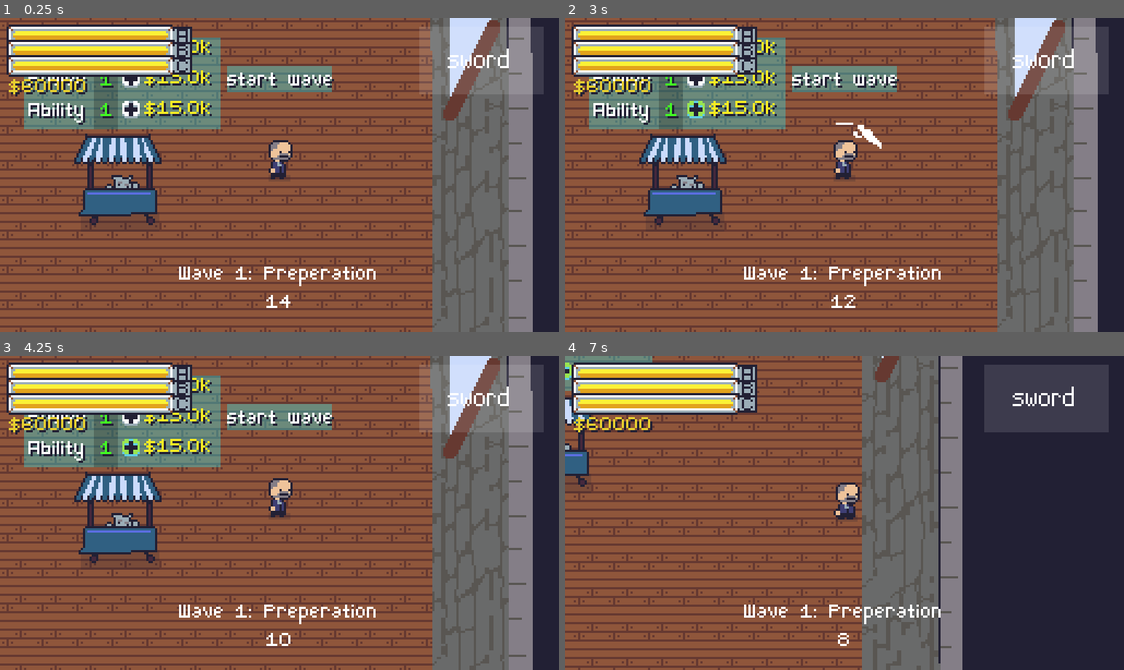
Above: before the commit, frames 1-4 (two rows, left to right).
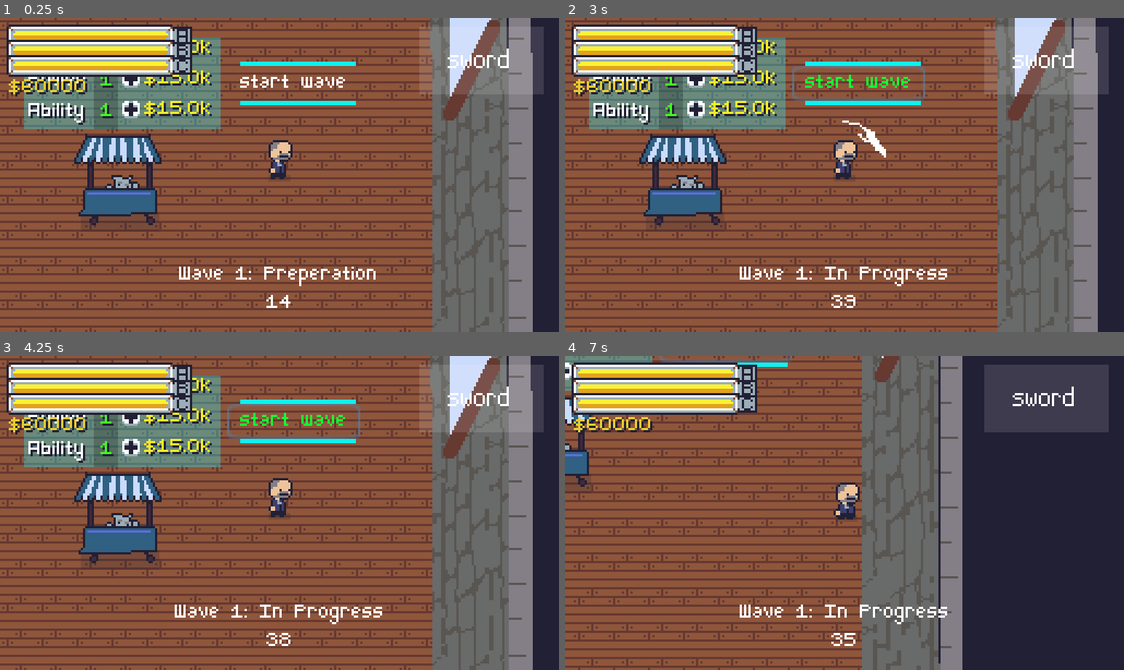
Above: after the commit, the same moments.

Repository: jiink/treasury-trouble
Game: Godot game, scene res://treasury.tscn
Two runs of this game, one before a commit and one after it. Both use one fixed random seed, a clock stepped at 60 frames per second and the inputs below.
Inputs (mouse positions are in pixels of both pictures, inside the frame that each line leads up to):
- Up to frame 1 (0.25 s): no input
- Up to frame 2 (3 s): click (693, 49) at 0.52 s; click (693, 77) at 1.27 s; click (693, 109) at 2.02 s; click "start wave" at 2.75 s
- Up to frame 3 (4.25 s): click "start wave" at 3.5 s
- Up to frame 4 (7 s): move the mouse to (967, 497) at 4.27 s; hold D (right) 4.28-5.03 s; tap Space (a) at 4.35, 5.1, 6.05, 6.6 s; move the mouse to (732, 528) at 5.02 s; hold S (down) 5.03-5.78 s; move the mouse to (900, 443) at 5.77 s; hold D (right) 5.78-6.53 s; click (900, 443) at 5.85 s; move the mouse to (816, 575) at 6.52 s; hold W (up) from 6.53 s (still down)

The runs differ from the first frame. In frame 1, 2.1% of the frame differs, in the area x 40-64%, y 13-28%; in frame 2, 3.4%, in the area x 21-69%, y 13-93%; in frame 3, 3.2%; in frame 4, 1.0%.

Commit message:
skip btuton

Diff:
--- a/room/shop/shopcart.tscn
+++ b/room/shop/shopcart.tscn
@@ -1,9 +1,10 @@
-[gd_scene load_steps=8 format=2]
+[gd_scene load_steps=9 format=2]
 
 [ext_resource path="res://room/shop/shop.png" type="Texture" id=1]
 [ext_resource path="res://fonts/little.tres" type="DynamicFont" id=2]
 [ext_resource path="res://room/shop/upgradebtn.png" type="Texture" id=3]
 [ext_resource path="res://room/shop/upgradebtnpush.png" type="Texture" id=4]
+[ext_resource path="res://room/shop/skip.gd" type="Script" id=5]
 
 [sub_resource type="Animation" id=1]
 resource_name = "roll_in"
@@ -142,7 +143,7 @@
 align = 1
 valign = 1
 
-[node name="price2" type="Label" parent="buy_menu/VBoxContainer/pow"]
+[node name="price" type="Label" parent="buy_menu/VBoxContainer/pow"]
 margin_left = 53.0
 margin_top = -1.0
 margin_right = 84.0
@@ -154,7 +155,7 @@
 align = 1
 valign = 1
 
-[node name="upgradebtn2" type="TextureButton" parent="buy_menu/VBoxContainer/pow"]
+[node name="upgradebtn" type="TextureButton" parent="buy_menu/VBoxContainer/pow"]
 margin_left = 43.0
 margin_right = 51.0
 margin_bottom = 8.0
@@ -175,7 +176,7 @@
 "_edit_lock_": true
 }
 
-[node name="num2" type="Label" parent="buy_menu/VBoxContainer/abl"]
+[node name="num" type="Label" parent="buy_menu/VBoxContainer/abl"]
 margin_left = 28.0
 margin_right = 45.0
 margin_bottom = 10.0
@@ -186,7 +187,7 @@
 align = 1
 valign = 1
 
-[node name="price3" type="Label" parent="buy_menu/VBoxContainer/abl"]
+[node name="price" type="Label" parent="buy_menu/VBoxContainer/abl"]
 margin_left = 53.0
 margin_top = -1.0
 margin_right = 84.0
@@ -198,7 +199,7 @@
 align = 1
 valign = 1
 
-[node name="upgradebtn3" type="TextureButton" parent="buy_menu/VBoxContainer/abl"]
+[node name="upgradebtn" type="TextureButton" parent="buy_menu/VBoxContainer/abl"]
 margin_left = 43.0
 margin_right = 51.0
 margin_bottom = 8.0
@@ -208,37 +209,32 @@
 texture_disabled = ExtResource( 4 )
 texture_focused = ExtResource( 4 )
 
-[node name="Button" type="Button" parent="buy_menu"]
+[node name="skip" type="Button" parent="buy_menu"]
 margin_left = 50.0
 margin_top = -67.0
-margin_right = 98.0
+margin_right = 111.0
 margin_bottom = -51.0
 custom_fonts/font = ExtResource( 2 )
 custom_colors/font_color = Color( 1, 1, 1, 1 )
 custom_colors/font_color_hover = Color( 0.0745098, 1, 0.196078, 1 )
 custom_colors/font_color_pressed = Color( 0.133333, 0.12549, 0.203922, 1 )
+text = "start wave"
 flat = true
-clip_text = true
 align = 0
-
-[node name="ColorRect" type="ColorRect" parent="buy_menu/Button"]
-margin_right = 48.0
-margin_bottom = 12.0
-color = Color( 0.172549, 0.909804, 0.929412, 0.356863 )
-__meta__ = {
-"_edit_lock_": true
-}
-
-[node name="Label" type="Label" parent="buy_menu/Button"]
-margin_right = 40.0
-margin_bottom = 14.0
-custom_fonts/font = ExtResource( 2 )
-custom_colors/font_color_shadow = Color( 0.133333, 0.12549, 0.203922, 1 )
-text = "start wave"
-valign = 1
-__meta__ = {
-"_edit_lock_": true
-}
+script = ExtResource( 5 )
+
+[node name="ColorRect" type="ColorRect" parent="buy_menu/skip"]
+margin_left = 6.0
+margin_top = 16.0
+margin_right = 59.0
+margin_bottom = 18.0
+color = Color( 0.0627451, 0.945098, 0.92549, 1 )
+
+[node name="ColorRect2" type="ColorRect" parent="buy_menu/skip"]
+margin_left = 6.0
+margin_top = -2.0
+margin_right = 59.0
+color = Color( 0.0627451, 0.945098, 0.92549, 1 )
 
 [node name="StaticBody2D" type="StaticBody2D" parent="."]
 position = Vector2( 1.07, 3.23 )
--- /dev/null
+++ b/room/shop/skip.gd
@@ -0,0 +1,15 @@
+extends Button
+
+# Declare member variables here. Examples:
+# var a = 2
+# var b = "text"
+
+# Called when the node enters the scene tree for the first time.
+func _ready():
+	connect("pressed", self, "on_pressed")
+
+func on_pressed():
+	var btl = get_owner().get_node("../../battle_manager")
+	var wavetimer = get_owner().get_node("../../wave_timer")
+	if btl.state == btl.PREP:
+		wavetimer.start(0.1)
